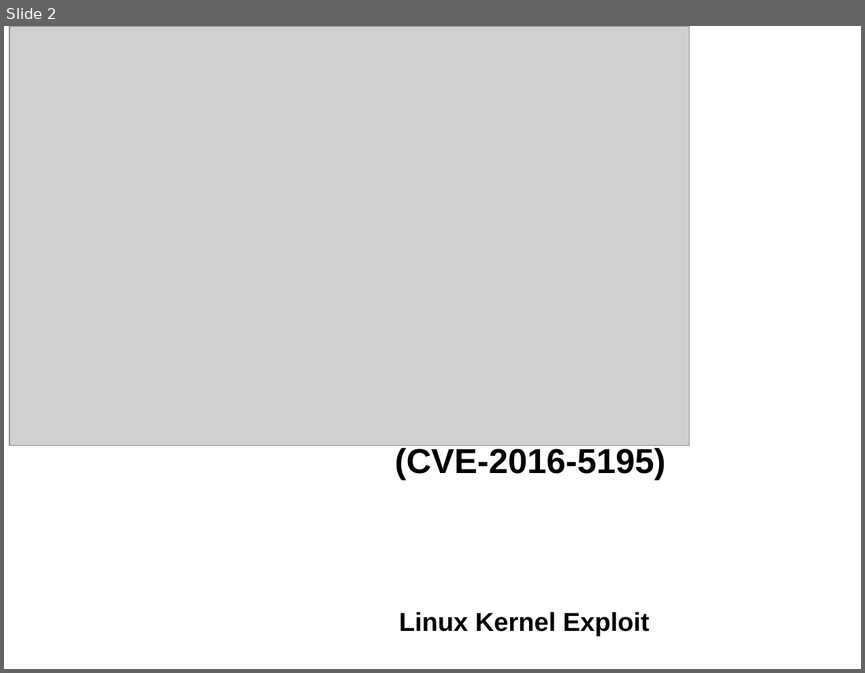
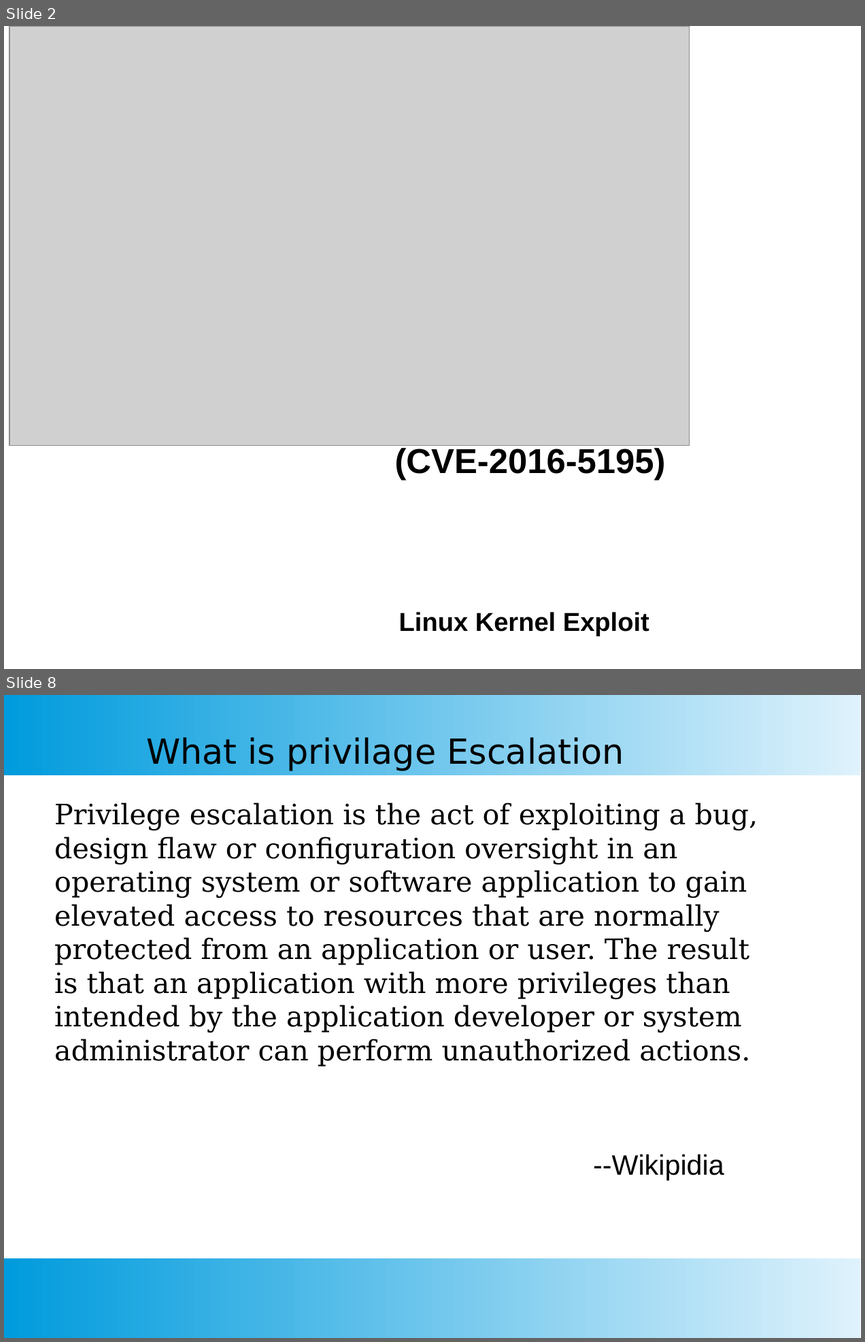
Before and after one commit to SubhajitCode/Seminar, a slide deck: Seminar 02/Seminar 2.pptx. Shown one above the other, each under a label of ours: slide 2 before the commit, slides 2 and 8 after it; the slides between them are not shown. The pictures are 865x673 and 865x1342 pixels, drawn with LibreOffice and Linux fonts; fonts in the diff are those of the drawing; grey boxes stand for pictures; background and template pictures are left out. Boxes give left, top, right and bottom in pixels: in the first picture for what was removed or moved away, otherwise in the second. Text is boxed around its words. In the diff, an @@ line names an element or a change of style, - is before the commit and + after.

```diff
--- a/Seminar 02/Seminar 2.pptx
+++ b/Seminar 02/Seminar 2.pptx
@@ slide 8 added at (4, 695, 861, 1338), background #FFFFFF @@
@@ rectangle added at (4, 695, 861, 775), fill gradient #DFF2FC to #009BDD @@
@@ text added at (146, 737, 624, 771), 32 pt, text #000000 @@
+What is privilage Escalation
@@ text added at (54, 802, 757, 1066), 26 pt, text #000000 @@
+Privilege escalation is the act of exploiting a bug, design flaw or configuration oversight in an operating system or software application to gain elevated access to resources that are normally protected from an application or user. The result is that an application with more privileges than intended by the application developer or system administrator can perform unauthorized actions.
@@ text added at (593, 1154, 724, 1180), 26 pt, text #000000 @@
+--Wikipidia
@@ rectangle added at (4, 1258, 861, 1338), fill gradient #DFF2FC to #009BDD @@
```
Also in this commit, not shown: 5 slides changed, 20 other slides added, 16 other files.
